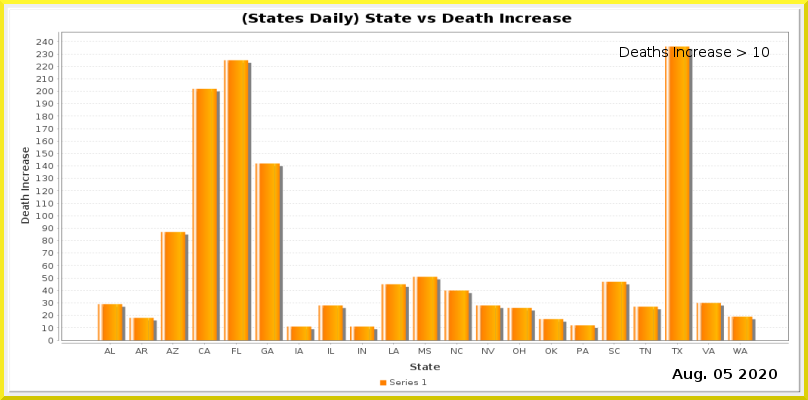
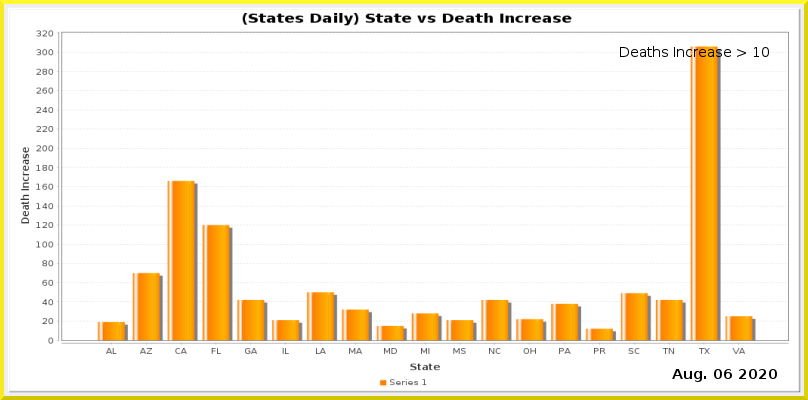
Layered file, before and after one edit (w=808, h=400). Changes by layer:
painted on "Current Date" over bbox(724, 369, 732, 379)
painted on "Date_vs_TestIncrease.png" over bbox(36, 30, 789, 354)
